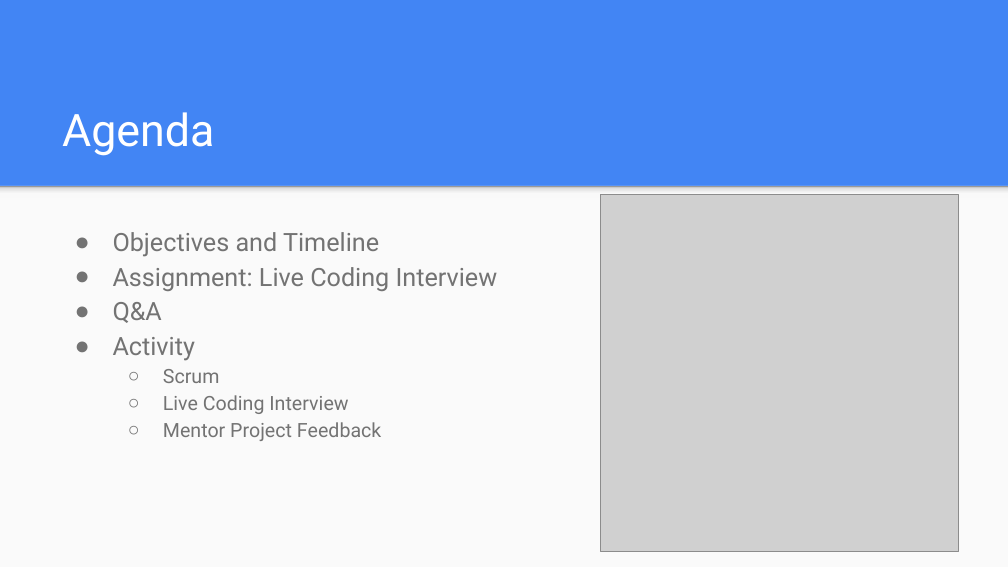
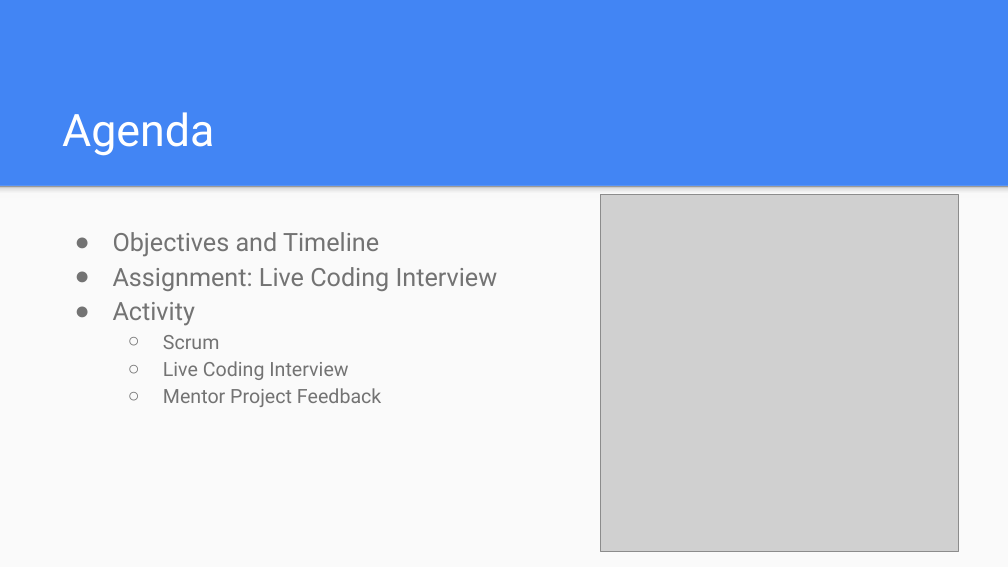
Before and after one commit to icon5585/liftoff-presentations, a slide deck: slide 2 of Class 5 Slides.pptx. Drawn at 1008x567 pixels with LibreOffice and Linux fonts; fonts in the diff are those of the drawing; grey boxes stand for pictures. Boxes give left, top, right and bottom in pixels: in the first picture for what was removed or moved away, otherwise in the second. Text is boxed around its words. In the diff, an @@ line names an element or a change of style, - is before the commit and + after.

Commit message:
Fixed class 5

```diff
--- a/Class 5 Slides.pptx
+++ b/Class 5 Slides.pptx
@@ text at (113, 302, 162, 323): paragraph removed @@
-● Q&A
```
